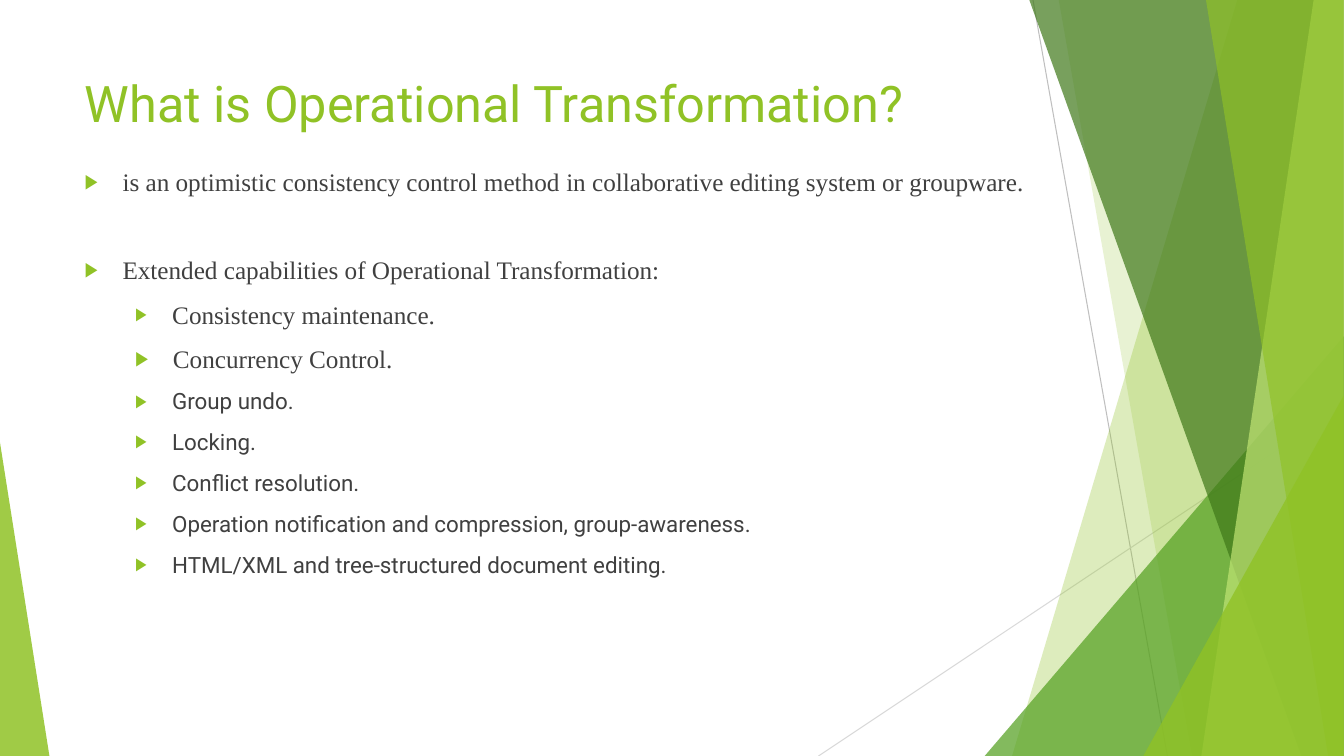
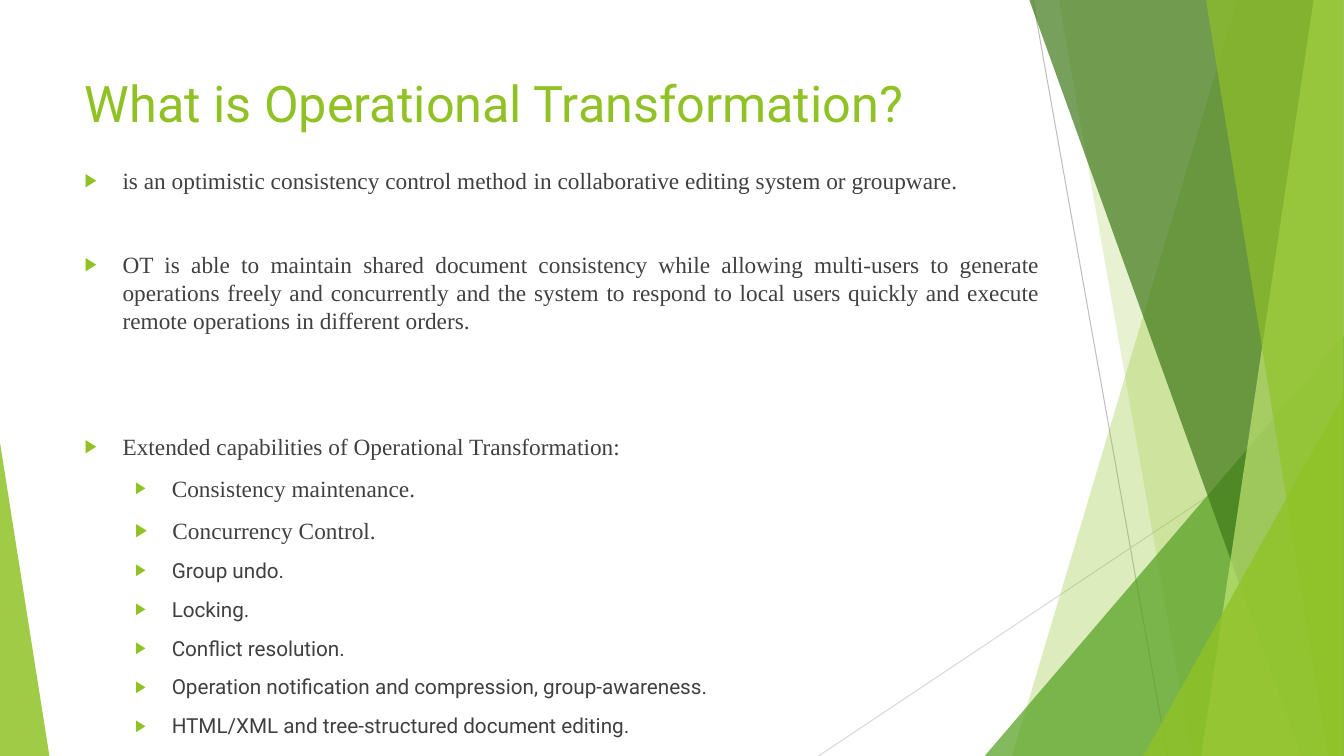
Before and after one commit to saieswari/angular, a slide deck: slide 2 of Operational Transformation.pptx. Drawn at 1344x756 pixels with LibreOffice and Linux fonts; fonts in the diff are those of the drawing. Boxes give left, top, right and bottom in pixels: in the first picture for what was removed or moved away, otherwise in the second. Text is boxed around its words. In the diff, an @@ line names an element or a change of style, - is before the commit and + after.

```diff
--- a/Operational Transformation.pptx
+++ b/Operational Transformation.pptx
@@ text at [123,173,958,699]: size 18 to 16.6 pt in "is an optimistic consistency control method in ...", "Extended capabilities of Operational Transformation:", "Consistency maintenance.", "Concurrency Control."; size 16 to 14.8 pt in "Group undo.", "Locking.", "Conflict resolution.", "Operation notification and compression, group-awareness." and 1 more places @@
@@ text at [123,257,1039,334]: paragraph added @@
+▶ OT is able to maintain shared document consistency while allowing multi-users to generate operations freely and concurrently and the system to respond to local users quickly and execute remote operations in different orders.
```
Also in this commit, not shown: 2 other slides changed, 6 slides added, 1 slide removed.
